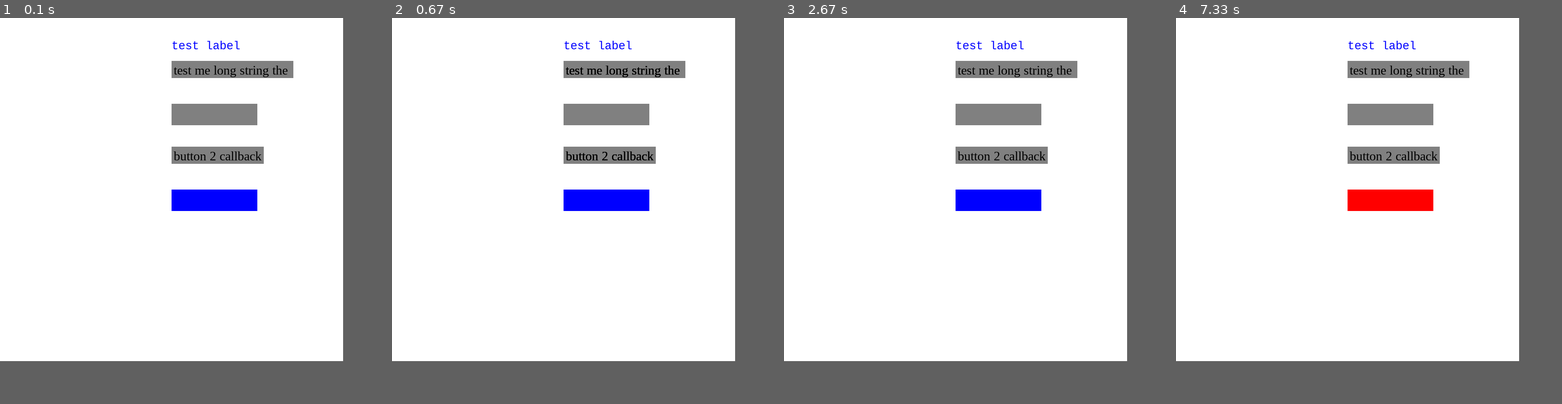
Above: before the commit, frames 1-4 (left to right).
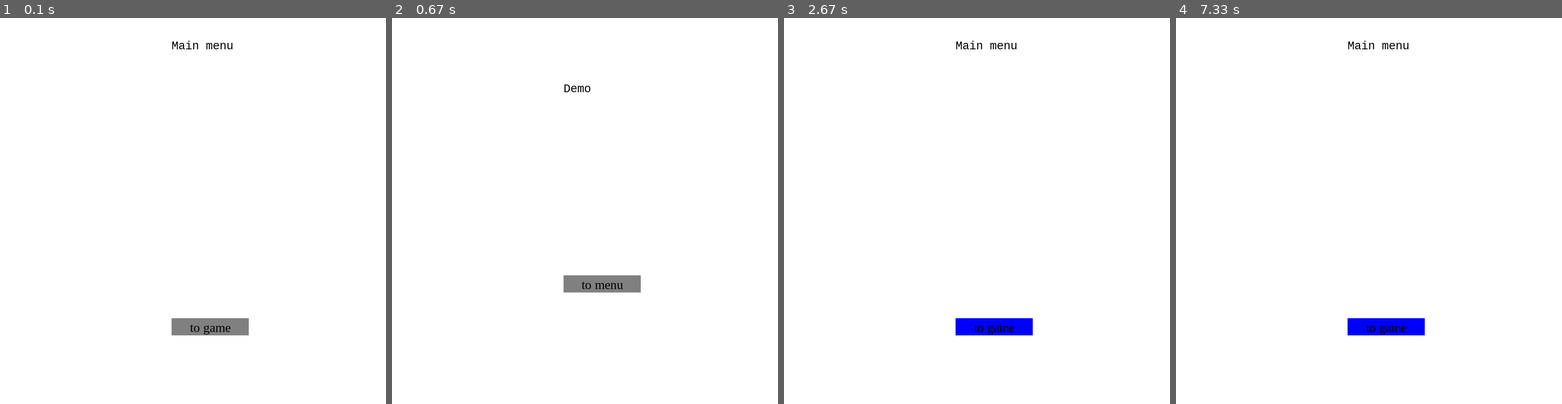
Above: after the commit, the same moments.

Repository: agl49/searchAlgs
Game: pygame game, started from main.py
Same seed, same stepped clock (60 frames per second), same inputs: the game is played once before the commit and once after it.
Inputs (mouse positions are in pixels of both pictures, inside the frame that each line leads up to):
- Up to frame 1 (0.1 s): no input
- Up to frame 2 (0.67 s): click (600, 326) at 0.38 s, where only the run after the commit has a clickable "to game"
- Up to frame 3 (2.67 s): press the mouse at (992, 284) at 0.7 s; move the mouse to (919, 203) at 0.8 s; release the mouse at (845, 118) at 0.93 s; hold Esc 1-1.47 s; click (992, 284) at 1.6 s, where only the run after the commit has a clickable "to menu"; hold Esc 2.1-2.57 s; move the mouse to (992, 326) at 2.65 s
- Up to frame 4 (7.33 s): press the mouse at (1384, 326) at 2.68 s; move the mouse to (1307, 265) at 2.78 s; release the mouse at (1226, 199) at 2.92 s; move the mouse to (1384, 326) at 2.98 s; press the mouse at (1384, 326) at 3.02 s; move the mouse to (1365, 226) at 3.12 s; release the mouse at (1345, 126) at 3.25 s; move the mouse to (1384, 326) at 3.32 s; press the mouse at (1384, 326) at 3.35 s; move the mouse to (1311, 218) at 3.45 s; release the mouse at (1233, 106) at 3.58 s; move the mouse to (1384, 326) at 3.65 s; press the mouse at (1384, 326) at 3.68 s; move the mouse to (1392, 249) at 3.78 s; release the mouse at (1399, 172) at 3.92 s; move the mouse to (1384, 326) at 3.98 s; press the mouse at (1384, 326) at 4.02 s; move the mouse to (1411, 218) at 4.12 s; release the mouse at (1434, 110) at 4.25 s; move the mouse to (1384, 326) at 4.32 s; press the mouse at (1384, 326) at 4.35 s; move the mouse to (1338, 299) at 4.45 s; release the mouse at (1291, 268) at 4.58 s; move the mouse to (1384, 326) at 4.65 s; press the mouse at (1384, 326) at 4.68 s; move the mouse to (1345, 330) at 4.78 s; release the mouse at (1303, 334) at 4.92 s; move the mouse to (1384, 326) at 4.98 s; press the mouse at (1384, 326) at 5.02 s; move the mouse to (1318, 214) at 5.12 s; release the mouse at (1249, 102) at 5.25 s; move the mouse to (1384, 326) at 5.32 s; press the mouse at (1384, 326) at 5.35 s; move the mouse to (1407, 338) at 5.45 s; release the mouse at (1426, 346) at 5.58 s; move the mouse to (1384, 326) at 5.65 s; press the mouse at (1384, 326) at 5.68 s; move the mouse to (1434, 303) at 5.78 s; release the mouse at (1484, 280) at 5.92 s; move the mouse to (1384, 326) at 5.98 s; press the mouse at (1384, 326) at 6.02 s; move the mouse to (1430, 280) at 6.12 s; release the mouse at (1477, 230) at 6.25 s; move the mouse to (1384, 326) at 6.32 s; press the mouse at (1384, 326) at 6.35 s; move the mouse to (1361, 303) at 6.45 s; release the mouse at (1334, 280) at 6.58 s; move the mouse to (1384, 326) at 6.65 s; press the mouse at (1384, 326) at 6.68 s; move the mouse to (1446, 211) at 6.78 s; release the mouse at (1504, 99) at 6.92 s; move the mouse to (1384, 326) at 6.98 s; press the mouse at (1384, 326) at 7.02 s; move the mouse to (1399, 261) at 7.12 s; release the mouse at (1415, 195) at 7.25 s; move the mouse to (1384, 326) at 7.32 s
The window is 800x800 before the commit and 900x900 after it. Grey fills any space a smaller window leaves; there, only what the larger window draws over its background counts as a difference.

The runs differ from the first frame. In frame 1, 6.0% of the frame differs, in the area x 44-76%, y 5-83%; in frame 2, 6.0%, in the area x 44-76%, y 5-72%; in frame 3, 6.0%; in frame 4, 6.0%.

Commit message:
finished window switching

Diff:
--- a/display.py
+++ b/display.py
@@ -66,8 +66,8 @@
 
 
 class window:
-    def __init__(self):
-        self._width = 800
+    def __init__(self, width = 900):
+        self._width = width
         self.window = pygame.display.set_mode((self._width, self._width))
         # Caption for the window
         pygame.display.set_caption("Search Alg demo")
@@ -111,7 +111,6 @@
 
     def draw_normal_window(self):
         self.window.fill(const.WHITE)
-        pygame.display.update()
 
 
 # Display options menu function
--- a/main.py
+++ b/main.py
@@ -12,7 +12,10 @@
     #add the other classes here
 
     # Test GUI elements
-    model.testGUI(mainClock)
+    # model.testGUI(mainClock)
+
+    # Test Window switching
+    model.main_menu_test(mainClock)
 
     pygame.quit()
 
--- a/model.py
+++ b/model.py
@@ -1,7 +1,8 @@
 # Here should be the game loops used for the game
 # maybe...
-import controller
+from controller import get_clicked_position
 from display import window
+from display import node
 import pygameGUI
 import const
 import pygame
@@ -98,8 +99,11 @@
                     if box.active:
                         box.add_text(event)
 
-            pressed1, buttonCallbackOut1 = testButton.drawButton(event, menuWindow)
-            pressed2, buttonCallbackout2 = testButton2.drawButton(event, menuWindow)
+            testButton.get_event(event)
+            testButton2.get_event(event)
+
+        pressed1, buttonCallbackOut1 = testButton.drawButton(menuWindow)
+        pressed2, buttonCallbackout2 = testButton2.drawButton(menuWindow)
 
         for box in textBoxes:
             box.draw(menuWindow.window)
@@ -125,3 +129,180 @@
 
         pygame.display.update()
         mainClock.tick(60)
+
+
+def main_menu_test(mainClock):
+    menuWindow = window()
+    menuWindow.draw_normal_window()
+
+    testTextLable = pygameGUI.simpleTextLable("Main menu")
+    testTextLable.set_font(pygame.font.SysFont("Ubuntu Mono", 30), 25,
+                           const.BLACK, True)
+
+    toGameButton = pygameGUI.Button(400, 700, "to game",
+                                  const.buttonMode.BOOL)
+
+    running = True
+
+    while running:
+        toGame = False
+
+        # Events
+        for event in pygame.event.get():
+            if event.type == pygame.QUIT:
+                pygame.quit()
+                sys.exit()
+
+            if event.type == pygame.KEYDOWN:
+                if event.type == pygame.K_ESCAPE:
+                    pygame.quit()
+                    sys.exit()
+
+            toGameButton.get_event(event)
+
+        toGame = toGameButton.drawButton(menuWindow)[0]
+
+        testTextLable.draw(menuWindow.window, (400, 50))
+
+        if toGame:
+            print("Changing to demo")
+            menuWindow.draw_normal_window()
+            demo_test(mainClock)
+            print("finished demo")
+
+        pygame.display.update()
+        mainClock.tick(60)
+
+def demo_test(mainClock):
+    menuWindow = window()
+    menuWindow.draw_normal_window()
+
+    testTextLable = pygameGUI.simpleTextLable("Demo")
+    testTextLable.set_font(pygame.font.SysFont("Ubuntu Mono", 30), 25,
+                           const.BLACK, True)
+
+    toMenuButton = pygameGUI.Button(400, 600, "to menu",
+                                  const.buttonMode.BOOL)
+
+    running = True
+
+    while running:
+        toMenu = False
+
+        # Events
+        for event in pygame.event.get():
+            if event.type == pygame.QUIT:
+                pygame.quit()
+                sys.exit()
+
+            if event.type == pygame.KEYDOWN:
+                if event.type == pygame.K_ESCAPE:
+                    pygame.quit()
+                    sys.exit()
+
+            toMenuButton.get_event(event)
+
+        toMenu = toMenuButton.drawButton(menuWindow)[0]
+
+        testTextLable.draw(menuWindow.window, (400, 150))
+
+        if toMenu:
+            print("Changing to menu")
+            menuWindow.draw_normal_window()
+            running = False
+
+        pygame.display.update()
+        mainClock.tick(60)
+
+def menu(mainClock):
+    menu_window = window()
+    menu_window.draw_normal_window()
+
+    title = pygameGUI.simpleTextLable("Search algorithm demo")
+    title.set_font(pygame.font.SysFont("Times New Roman", 30), 1, const.BLACK,
+                   True)
+    # Other menu UI elements here
+
+    toDemoButton = pygameGUI.Button(300, 800, "Start Demo",
+                                    const.buttonMode.BOOL)
+
+    running = True
+
+    # Menu Loop
+    while running:
+        toDemo = False
+
+        # Events
+        for event in pygame.event.get():
+            if event.type == pygame.QUIT:
+                pygame.quit()
+                sys.exit()
+
+            if event.type == pygame.KEYDOWN:
+                if event.type == pygame.K_ESCAPE:
+                    pygame.quit()
+                    sys.exit()
+
+            # Buttons get events section
+            toDemoButton.get_event(event)
+
+        # buttons section
+        toDemo = toDemoButton.drawButton(menu_window)[0]
+
+        # Text section
+        title.draw(menu_window.window, (400, 50))
+
+        # Window change
+        if toDemo:
+            menu_window.draw_normal_window()
+            # demo(mainClock)
+
+        pygame.display.update()
+        mainClock.tick(60)
+
+# TODO problem with space calculation of size of grid and space for
+# buttons. Did some, checking, should work, not sure though
+# TODO Problem: current implementation does not allow for space
+# for the buttons
+def demo(mainClock, rows, window_width):
+    demo_window = window(window_width)
+
+    start_node = None
+    end_node = None
+
+    rows = 50
+    grid = demo_window.make_grid(rows, window_width)
+
+    running = True
+    alg_start = False
+
+    toMenuButton = pygameGUI.Button(200, 850, "Return to Menu",
+                                    const.buttonMode.BOOL)
+    restartButton = pygameGUI.Button(600, 850, "Reset", const.buttonMode.BOOL)
+
+    running = True
+
+    # Algorithm demo loop
+    while running:
+        toMenu = False
+        restart = False
+
+        # Events
+        for event in pygame.event.get():
+            if event.type == pygame.QUIT:
+                pygame.quit()
+                sys.exit()
+
+            if event.type == pygame.KEYDOWN:
+                if event.type == pygame.K_ESCAPE:
+                    pygame.quit()
+                    sys.exit()
+
+            if alg_start:
+                continue
+
+            # Problem: what if click is outside of grid zone
+            if pygame.mouse.get_pressed()[0]: # Left mouse button
+                pos = pygame.mouse.get_pos()
+                row, col = get_clicked_position(pos, rows, window_width)
+                spot = grid[row][col]
--- a/pygameGUI.py
+++ b/pygameGUI.py
@@ -131,6 +131,10 @@
             self.modified = False
             return self.text
 
+# TODO Right now, this only works with a white background. You need to
+# maybe modify it so that it will work with any color background.
+# Otherwise it'll work for our project.
+# TODO Right now, the self._font_size is not used
 class simpleTextLable:
     def __init__(self, text):
         self._text = text
@@ -225,6 +229,7 @@
         self.type = type
         self.callback = callback
         self.args = args
+        self._event_type = None
 
         # TODO do the tags in this project
 
@@ -240,7 +245,19 @@
     def __executeCallBack(self):
         return self.callback(*self.args)
 
-    def drawButton(self, event, screen):
+    def get_event(self, event):
+        self._event = event
+
+        if event.type == pygame.MOUSEBUTTONDOWN:
+            self._event_type = pygame.MOUSEBUTTONDOWN
+
+        elif event.type == pygame.MOUSEBUTTONUP:
+            self._event_type = pygame.MOUSEBUTTONUP
+
+        else:
+            self._event_type = None
+
+    def drawButton(self, screen):
         # Need to refactor this because the name sucks
         self.screen = screen.window
         update = False
@@ -256,18 +273,20 @@
         button_rect = pygame.Rect(self.x, self.y, width, Button.HEIGHT)
 
 
-        if event.type == pygame.MOUSEBUTTONDOWN:
-            if button_rect.collidepoint(*event.pos):
+        if self._event_type == pygame.MOUSEBUTTONDOWN:
+            if button_rect.collidepoint(*self._event.pos):
                     pygame.draw.rect(self.screen, self.click_col, button_rect)
-
-        elif event.type == pygame.MOUSEBUTTONUP:
-            if button_rect.collidepoint(*event.pos):
+                    self._event_type = None
+
+        elif self._event_type == pygame.MOUSEBUTTONUP:
+            if button_rect.collidepoint(*self._event.pos):
 
                 pygame.draw.rect(self.screen, self.button_col, button_rect)
                 # execute callback function if set
                 if self.type == const.buttonMode.CALLBACK:
                     callbackReturn = self.__executeCallBack()
                 update = True
+                self._event_type = None
 
         else:
             if button_rect.collidepoint(pygame.mouse.get_pos()):
